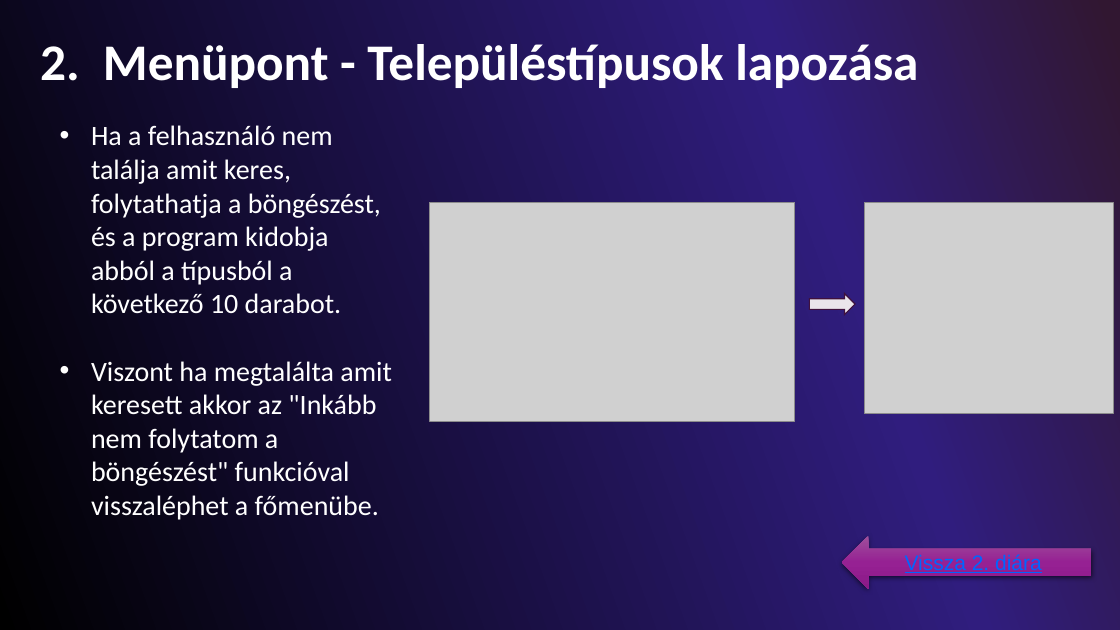
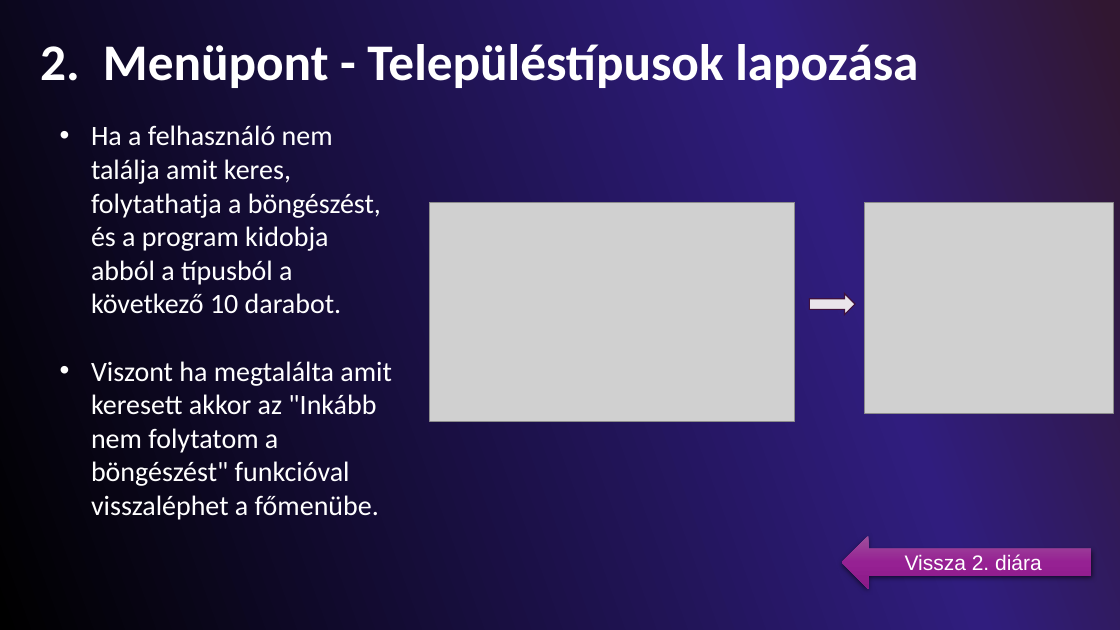
Before and after one commit to danielhu2209/nepesseg2025, a slide deck: slide 5 of nepesseg2025.pptx. Drawn at 1120x630 pixels with LibreOffice and Linux fonts; fonts in the diff are those of the drawing; grey boxes stand for pictures; background and template pictures are left out. Boxes give left, top, right and bottom in pixels: in the first picture for what was removed or moved away, otherwise in the second. Text is boxed around its words. In the diff, an @@ line names an element or a change of style, - is before the commit and + after.

```diff
--- a/nepesseg2025.pptx
+++ b/nepesseg2025.pptx
@@ left arrow "Vissza 2. diára" at bbox=[842, 536, 1091, 589]: text colour #0066FF to #FFFFFF, underline off @@
```
Also in this commit, not shown: 3 other slides changed, 1 other file.
